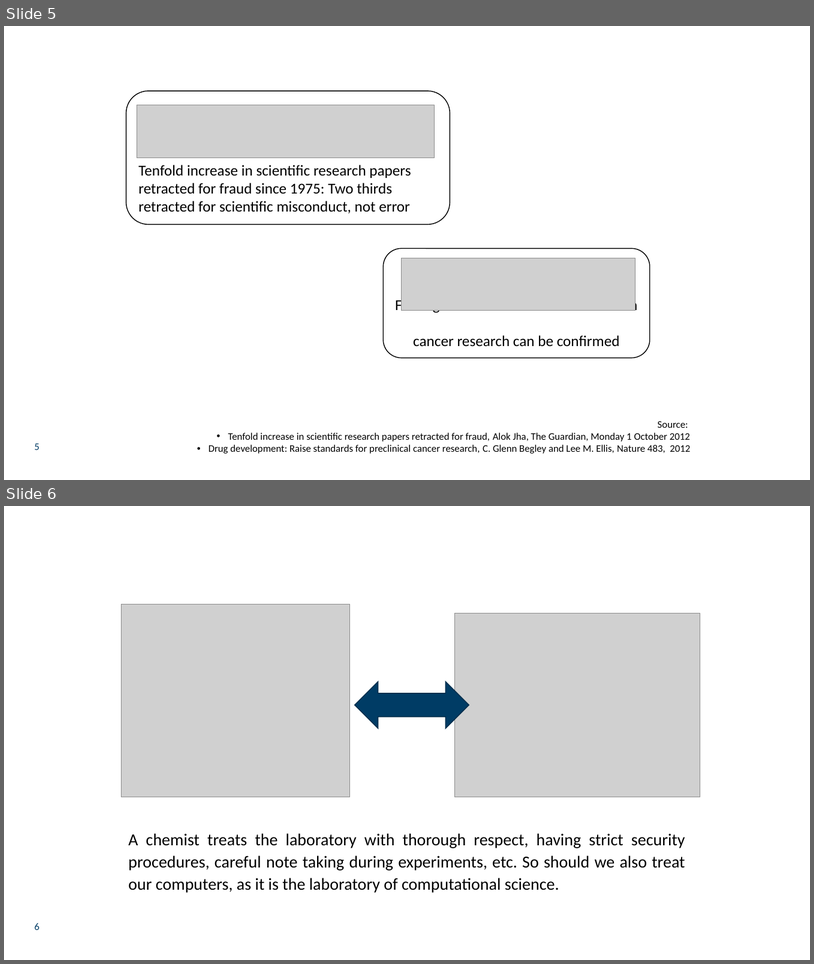
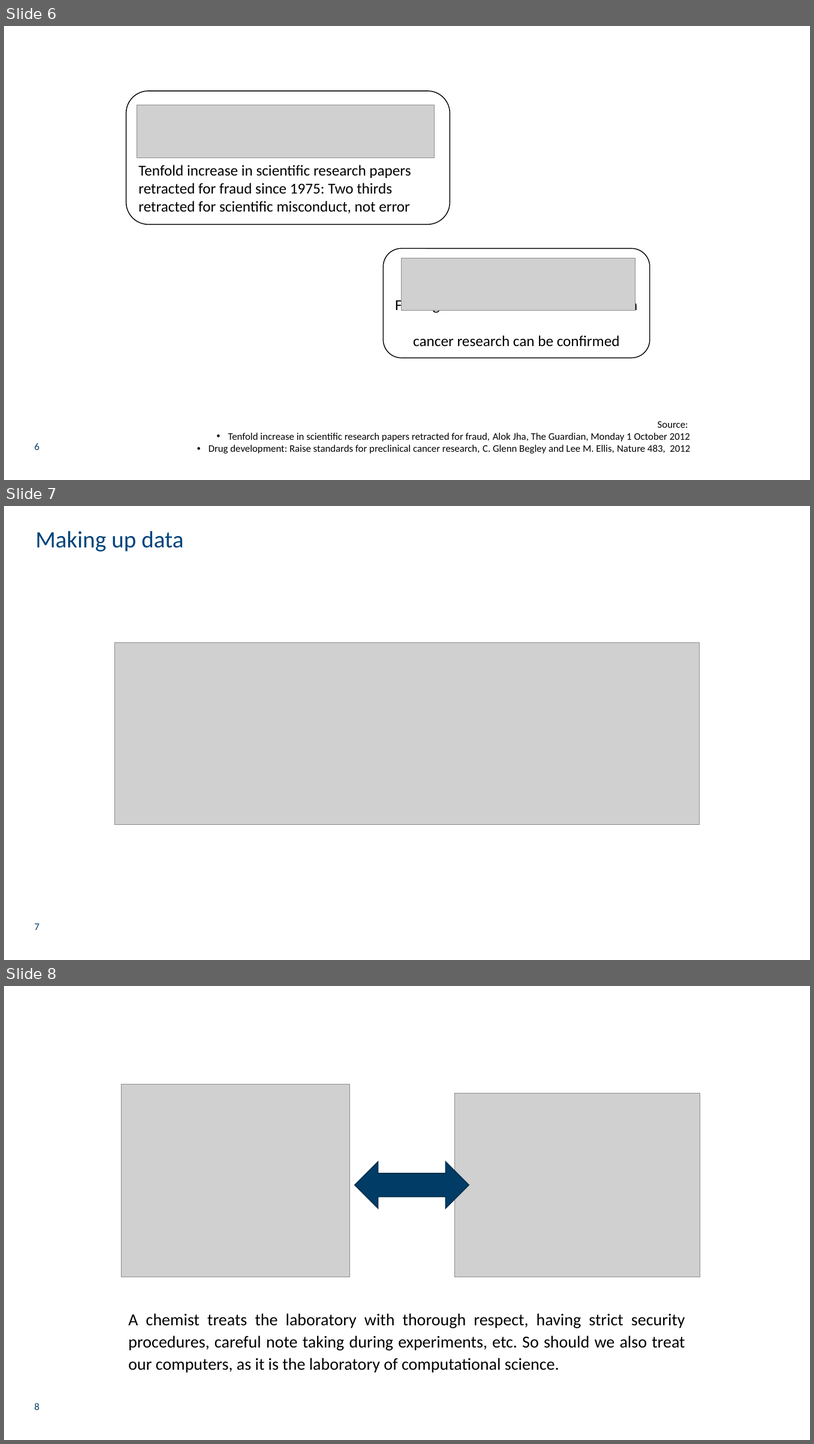
Before and after one commit to babrodtk/PythonIntro, a slide deck: PythonIntro.pptx. Shown one above the other, each under a label of ours: slides 5 and 6 before the commit, slides 6, 7 and 8 after it. The pictures are 814x964 and 814x1444 pixels, drawn with LibreOffice and Linux fonts; fonts in the diff are those of the drawing; grey boxes stand for pictures; background and template pictures are left out. Boxes give left, top, right and bottom in pixels: in the first picture for what was removed or moved away, otherwise in the second. Text is boxed around its words. In the diff, an @@ line names an element or a change of style, - is before the commit and + after.

```diff
--- a/PythonIntro.pptx
+++ b/PythonIntro.pptx
@@ slide 7 added at [4,506,810,960], background #FFFFFF @@
@@ text added at [36,531,183,552], 28 pt, text #00447C @@
+Making up data
@@ picture added at [115,642,699,824] @@
@@ page number added at [35,923,39,930], 12 pt, text #003C65 @@
+7
@@ what was slide 5 is now slide 6 @@
@@ page number at [35,442,39,450]: text changed @@
-5
+6
@@ what was slide 6 is now slide 8 @@
@@ page number at [35,1402,39,1410]: text changed @@
-6
+8
```
Also in this commit, not shown: 1 other slide added.
